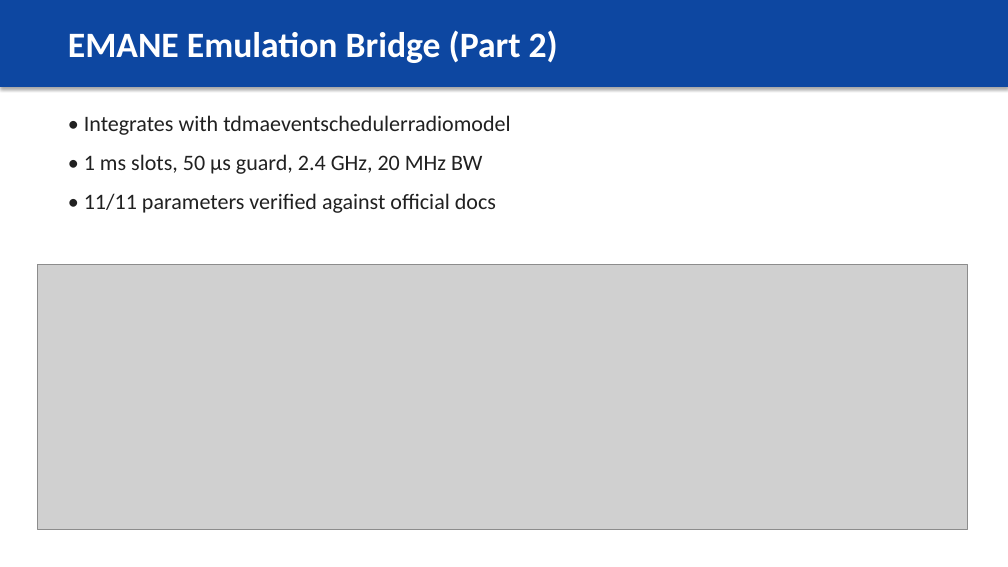
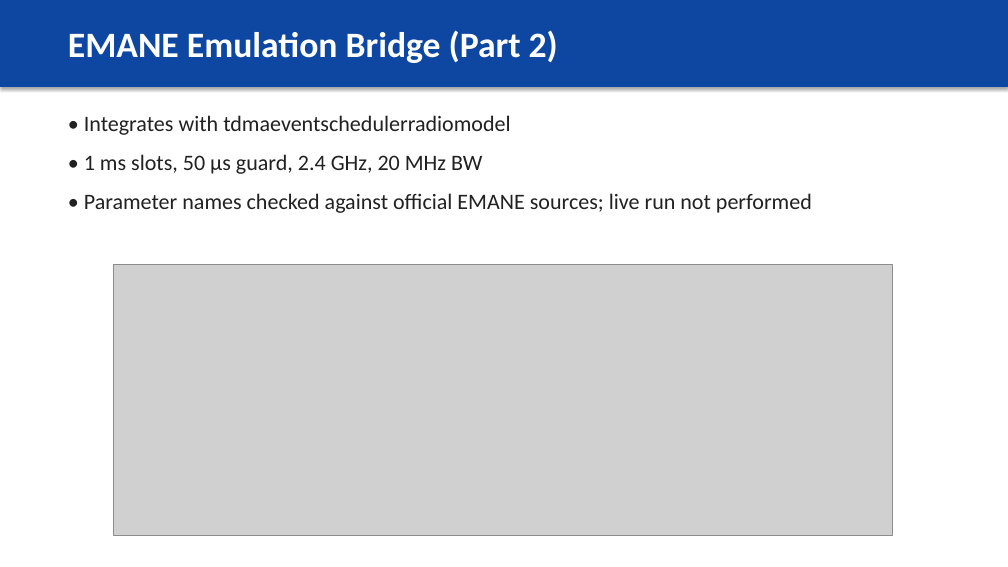
Before and after one commit to athishio/tdma-schedule-optimizer, a slide deck: slide 8 of docs/presentation.pptx. Drawn at 1008x567 pixels with LibreOffice and Linux fonts; fonts in the diff are those of the drawing; grey boxes stand for pictures. Boxes give left, top, right and bottom in pixels: in the first picture for what was removed or moved away, otherwise in the second. Text is boxed around its words. In the diff, an @@ line names an element or a change of style, - is before the commit and + after.

```diff
--- a/docs/presentation.pptx
+++ b/docs/presentation.pptx
@@ text at (84, 193, 812, 213): text changed @@
-• 11/11 parameters verified against official docs
+• Parameter names checked against official EMANE sources; live run not performed
@@ picture: place and size @@
-picture at (38, 265, 968, 529)
+picture at (113, 265, 892, 535)
```
Also in this commit, not shown: 6 other slides changed, 4 other files.
